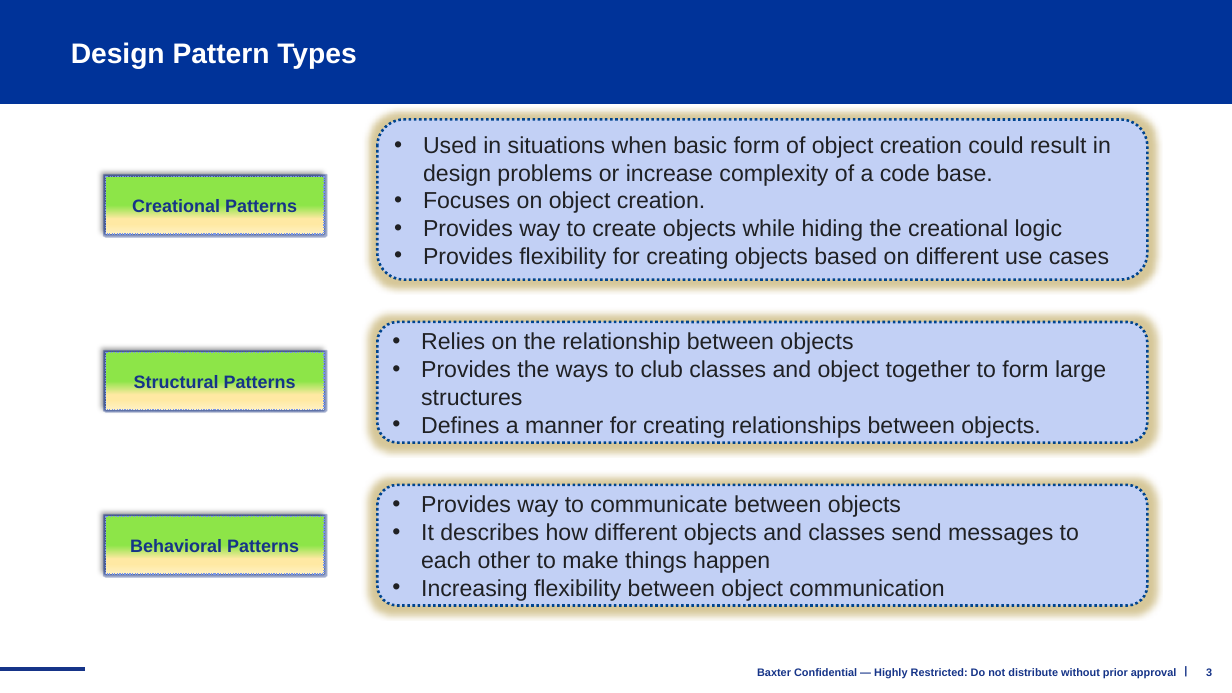
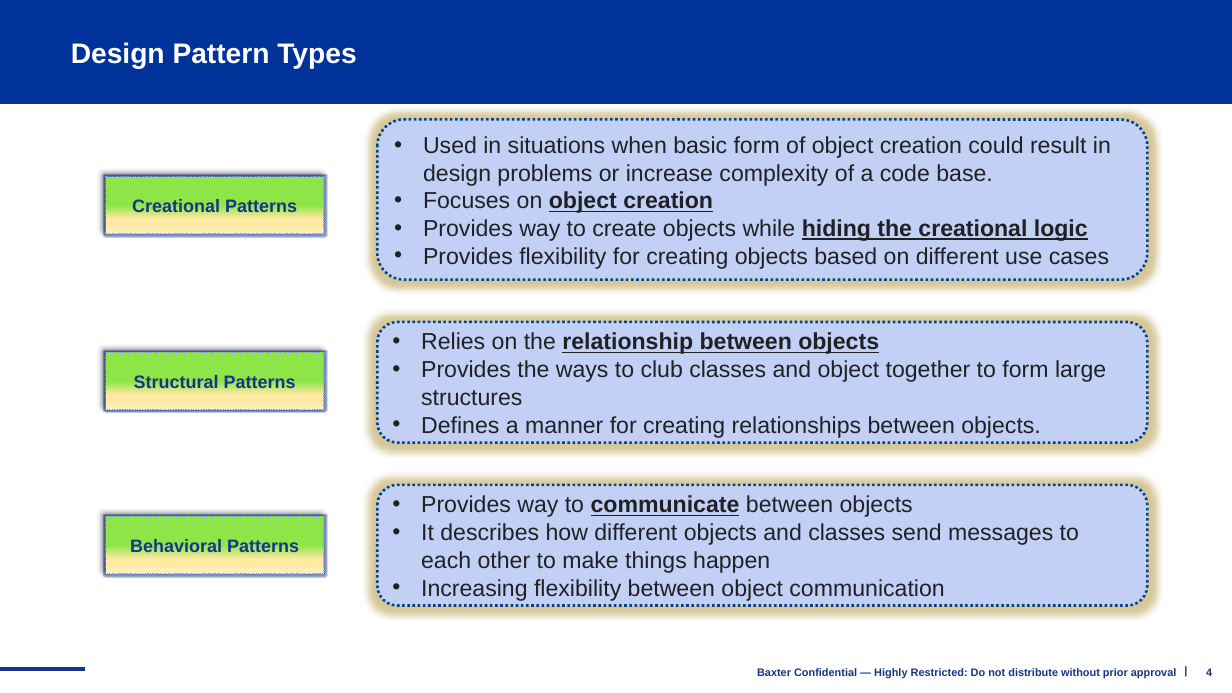
Before and after one commit to shidlingayya/DesignPatterns, a slide deck: slide 4 of C++ Design Patterns.pptx (slide 3 before the commit). Drawn at 1232x693 pixels with LibreOffice and Linux fonts; fonts in the diff are those of the drawing; background and template pictures are left out. Boxes give left, top, right and bottom in pixels: in the first picture for what was removed or moved away, otherwise in the second. Text is boxed around its words. In the diff, an @@ line names an element or a change of style, - is before the commit and + after.

```diff
--- a/C++ Design Patterns.pptx
+++ b/C++ Design Patterns.pptx
@@ text in rounded rectangle at box(423, 191, 713, 213): text changed; bold on @@
-• Focuses on object creation.
+• Focuses on object creation
@@ text in rounded rectangle at box(423, 219, 1088, 241): bold on, underline on in "hiding the creational logic" @@
@@ text in rounded rectangle at box(421, 332, 879, 354): bold on, underline on in "relationship between objects" @@
@@ text in rounded rectangle at box(421, 495, 913, 517): bold on, underline on in "communicate" @@
@@ page number at box(1206, 668, 1212, 676): text changed @@
-3
+4
```
Also in this commit, not shown: 11 other slides changed, 14 slides added, 1 slide removed.
